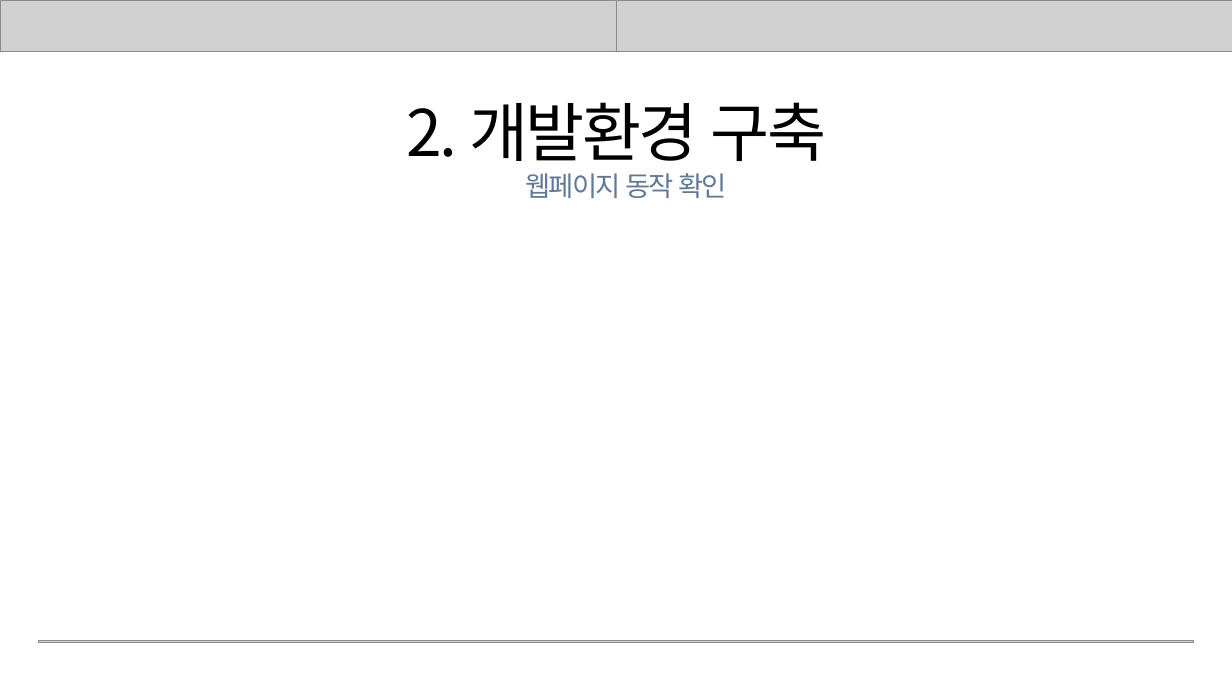
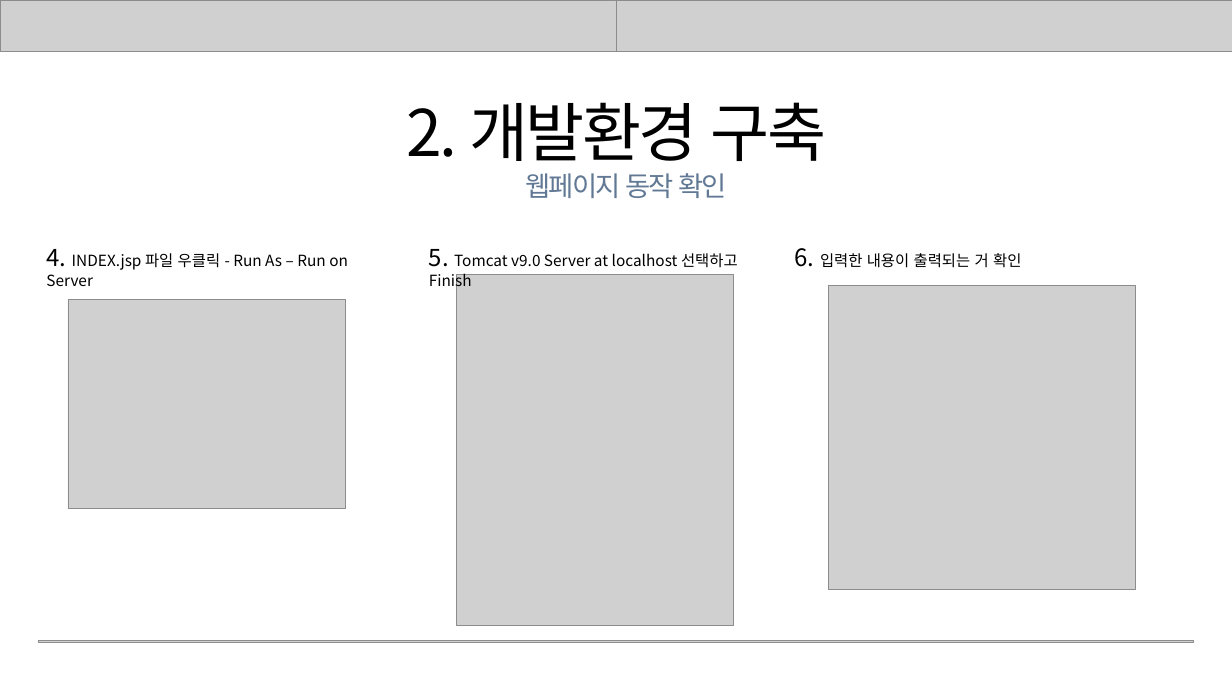
Before and after one commit to rombird/LEELEELIM, a slide deck: slide 18 of 응용SW기초기술활용.pptx (slide 14 before the commit). Drawn at 1232x693 pixels with LibreOffice and Linux fonts; fonts in the diff are those of the drawing; grey boxes stand for pictures. Boxes give left, top, right and bottom in pixels: in the first picture for what was removed or moved away, otherwise in the second. Text is boxed around its words. In the diff, an @@ line names an element or a change of style, - is before the commit and + after.

```diff
--- a/응용SW기초기술활용.pptx
+++ b/응용SW기초기술활용.pptx
@@ text added at [46, 249, 348, 286], 18 pt, text #000000 @@
+4. INDEX.jsp 파일 우클릭 - Run As – Run on Server
@@ text added at [429, 249, 738, 267], 18 pt, text #000000 @@
+5. Tomcat v9.0 Server at localhost 선택하고 Finish
@@ text added at [795, 248, 1021, 268], 18 pt, text #000000 @@
+6. 입력한 내용이 출력되는 거 확인
@@ picture added at [68, 299, 345, 509] @@
@@ picture added at [456, 275, 734, 625] @@
@@ picture added at [828, 286, 1135, 590] @@
```
Also in this commit, not shown: 13 other slides changed, 9 slides added.
